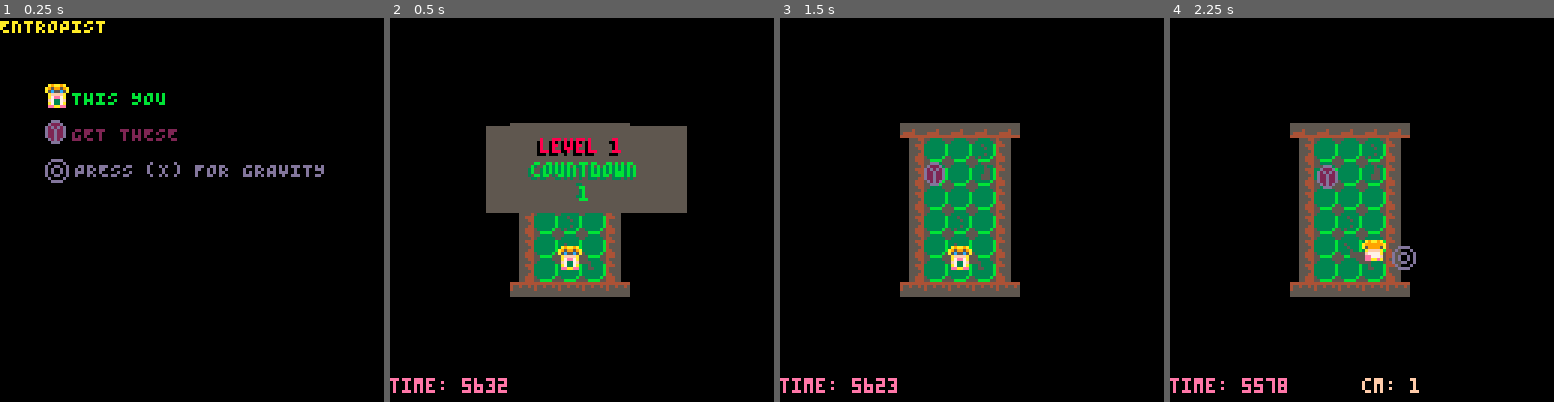
Above: before the commit, frames 1-4 (left to right).
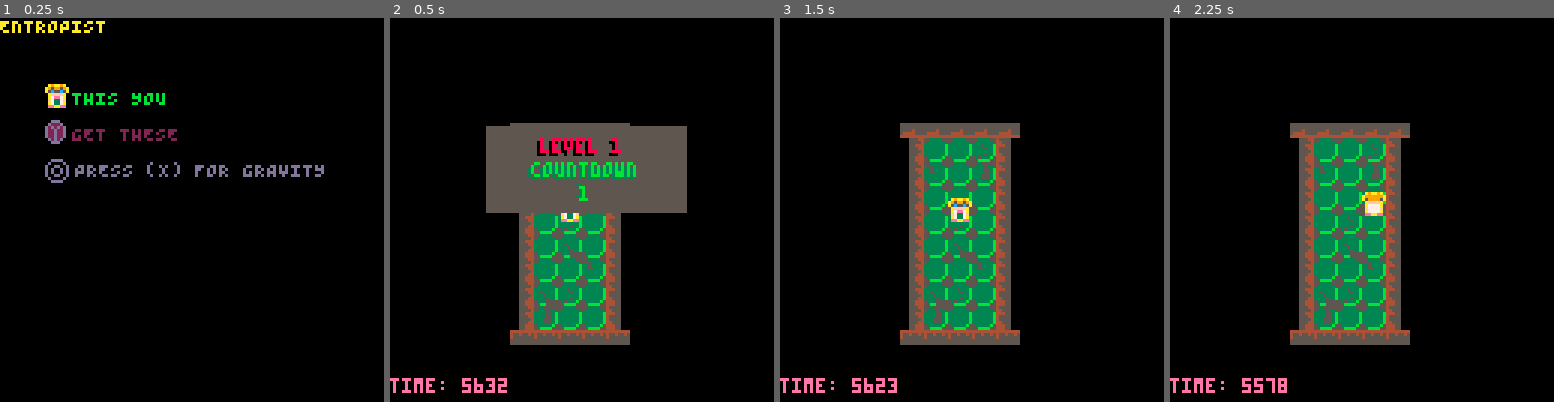
Above: after the commit, the same moments.

Repository: kitasuna/pico8-ttuor
Game: PICO-8 cartridge main.p8
Two runs of this game, one before a commit and one after it. Both use one fixed random seed, a clock stepped at 60 frames per second and the inputs below.
Inputs:
- Up to frame 1 (0.25 s): no input
- Up to frame 2 (0.5 s): tap X (X key) at 0.33 s
- Up to frame 3 (1.5 s): tap O (Z key) at 0.7 s; tap X (X key) at 1.07 s
- Up to frame 4 (2.25 s): hold Right 1.6-2.1 s; tap O (Z key) at 1.7, 2.1 s; tap X (X key) at 1.85 s; hold Up from 2.15 s (still down)

Frame 1 is identical in both runs. In frame 2, 4.9% of the frame differs, in the area x 31-63%, y 50-86%; in frame 3, 5.4%; in frame 4, 5.7%, in the area x 31-65%, y 38-98%.

Commit message:
Holding down grav button freezes player

Diff:
--- a/grav.lua
+++ b/grav.lua
@@ -35,6 +35,11 @@
 
   -- String -> { pos_x: Int, pos_y: Int, facing: Int, input_mask: Int }
   gm.handle_button = function(name, payload)
+    -- Check if there are any gravs present already
+    if count(gm.gravities) > 0 then
+      return
+    end
+
     if (payload.input_mask & (1 << 1)) > 0 then
       local pos_x = payload.pos_x
       local pos_y = payload.pos_y
--- a/level.lua
+++ b/level.lua
@@ -7,10 +7,11 @@
       fuels = {},
       player = {
         pos_x = 56,
-        pos_y = 76,
+        pos_y = 60,
       },
       obstacles = {
-        {pos_x= 48, pos_y = 48},
+        -- {pos_x= 57, pos_y = 40},
+        -- {pos_x= 57, pos_y = 95},
       }
     },
   }
--- a/main.p8
+++ b/main.p8
@@ -94,7 +94,7 @@
       input_mask = input_mask | (1 << 2)
     end
 
-    if btnp(BTN_O) then
+    if btn(BTN_O) then
       input_mask = input_mask | (1 << 1)
     end
 
@@ -105,7 +105,9 @@
 
     -- See if there's some active gravity
     if count(grav_man.gravities) > 0 then
-      qm.ae("GRAVITY", { pos_x = grav_man.gravities[1].pos_x, pos_y = grav_man.gravities[1].pos_y })
+      for k, g in pairs(grav_man.gravities) do
+        qm.ae("GRAVITY", { pos_x = g.pos_x, pos_y = g.pos_y })
+      end
     end
 
 
@@ -452,4 +454,6 @@
 1118171813000000000000000000000000000000000000000000000000000000000000000000000000000000000000000000000000000000000000000000000000000000000000000000000000000000000000000000000000000000000000000000000000000000000000000000000000000000000000000000000000000000
 1118151813000000000000000000000000000000000000000000000000000000000000000000000000000000000000000000000000000000000000000000000000000000000000000000000000000000000000000000000000000000000000000000000000000000000000000000000000000000000000000000000000000000
 1118181613000000000000000000000000000000000000000000000000000000000000000000000000000000000000000000000000000000000000000000000000000000000000000000000000000000000000000000000000000000000000000000000000000000000000000000000000000000000000000000000000000000
+1115171813000000000000000000000000000000000000000000000000000000000000000000000000000000000000000000000000000000000000000000000000000000000000000000000000000000000000000000000000000000000000000000000000000000000000000000000000000000000000000000000000000000
+1119181813000000000000000000000000000000000000000000000000000000000000000000000000000000000000000000000000000000000000000000000000000000000000000000000000000000000000000000000000000000000000000000000000000000000000000000000000000000000000000000000000000000
 1414141414000000000000000000000000000000000000000000000000000000000000000000000000000000000000000000000000000000000000000000000000000000000000000000000000000000000000000000000000000000000000000000000000000000000000000000000000000000000000000000000000000000
--- a/player.lua
+++ b/player.lua
@@ -41,56 +41,88 @@
   end
 
   player.handle_button = function(name, payload)
-      -- Up
-      if payload.input_mask & (1 << 5) > 0 and abs(player.vel_y) < velocity_max then
-        player.vel_y -= velocity_step_up
+    -- Try returning if grav button is being held down
+    if payload.input_mask & (1 << 1) > 0 then
+      player.vel_x = 0
+      player.vel_y = 0
+      if payload.input_mask & (1 << 5) > 0 then
         player.facing = 0
-      -- Down
-      elseif payload.input_mask & (1 << 4) > 0 and abs(player.vel_y) < velocity_max then
-        player.vel_y += velocity_step_up
+        player.frame_base = 9
+      elseif payload.input_mask & (1 << 4) > 0 then
         player.facing = 2
-      elseif player.vel_y > 0 then
-        player.vel_y -= velocity_step_down
-      elseif player.vel_y < 0 then
-        player.vel_y += velocity_step_down
-      end
-
-      -- Left
-      if payload.input_mask & (1 << 3) > 0 and abs(player.vel_x) < velocity_max then
-        player.vel_x -= velocity_step_up
-        player.facing = 3
-      -- Right
-      elseif payload.input_mask & (1 << 2) > 0 and abs(player.vel_x) < velocity_max then
-        player.vel_x += velocity_step_up
+        player.frame_base = 1
+      elseif payload.input_mask & (1 << 2) > 0 then
         player.facing = 1
-      elseif player.vel_x > 0 then
-        player.vel_x -= velocity_step_down
-      elseif player.vel_x < 0 then
-        player.vel_x += velocity_step_down
-      end
-
-      if player.vel_y > 0 then
-        player.frame_base = 1
-      elseif player.vel_y < 0 then
-        player.frame_base = 9
-      elseif player.vel_x > 0 then
         player.frame_base = 5
         player.flip_x = false
-      elseif player.vel_x < 0 then
+      elseif payload.input_mask & (1 << 3) > 0 then
+        player.facing = 3
         player.frame_base = 5
         player.flip_x = true
       end
+      return
+    end
 
-      if payload.input_mask > 0 then
-        player.frame_step += 1
-        if player.frame_step > 6 then
-          player.frame_offset += 1
-          player.frame_step = 0
-          if player.frame_offset > 3 then
-            player.frame_offset = 0
-          end
+    -- Up
+    if payload.input_mask & (1 << 5) > 0 then
+      player.facing = 0
+      if abs(player.vel_y) < velocity_max then
+        player.vel_y -= velocity_step_up
+      end
+    -- Down
+    elseif payload.input_mask & (1 << 4) > 0 then
+      player.facing = 2
+      if abs(player.vel_y) < velocity_max then
+        player.vel_y += velocity_step_up
+      end
+    elseif player.vel_y < 0 then
+      player.facing = 0
+      player.vel_y += velocity_step_down
+    elseif player.vel_y > 0 then
+      player.facing = 2
+      player.vel_y -= velocity_step_down
+    end
+
+    -- Left
+    if payload.input_mask & (1 << 3) > 0 then
+      player.facing = 3
+      if abs(player.vel_x) < velocity_max then
+        player.vel_x -= velocity_step_up
+      end
+    -- Right
+    elseif payload.input_mask & (1 << 2) > 0 then
+      player.facing = 1
+      if abs(player.vel_x) < velocity_max  then
+        player.vel_x += velocity_step_up
+      end
+    elseif player.vel_x > 0 then
+      player.vel_x -= velocity_step_down
+    elseif player.vel_x < 0 then
+      player.vel_x += velocity_step_down
+    end
+
+    if player.facing == 2 then
+      player.frame_base = 1
+    elseif player.facing == 0 then
+      player.frame_base = 9
+    elseif player.facing == 1 then
+      player.frame_base = 5
+      player.flip_x = false
+    elseif player.facing == 3 then
+      player.frame_base = 5
+      player.flip_x = true
+    end
+
+    if payload.input_mask > 0 then
+      player.frame_step += 1
+      if player.frame_step > 6 then
+        player.frame_offset += 1
+        player.frame_step = 0
+        if player.frame_offset > 3 then
+          player.frame_offset = 0
         end
       end
+    end
   end
 
   player.draw = function()
